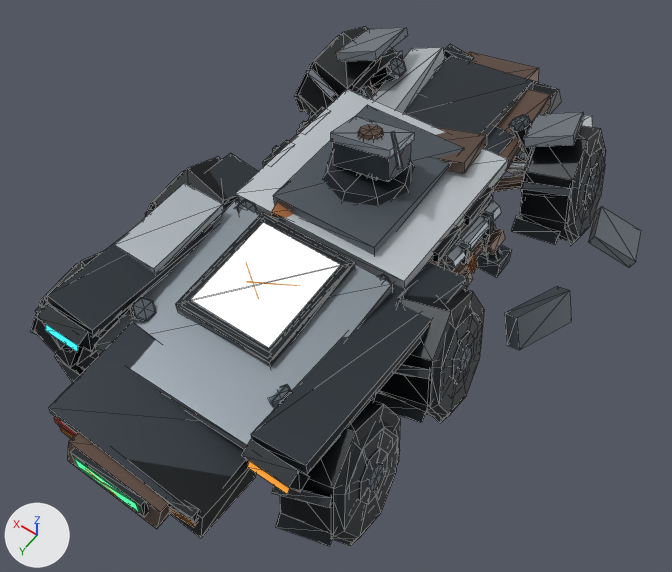
Before and after pictures for a commit that changed the glTF model assets/recon-rover-s/lod1/r47xs_recon_rover_d2_lod1.glb.
The view is the same before and after, from a 50 mm camera at (-2.46, 3.57, 5.57) aimed at (-0.11, 0.28, 0.41). Every picture has the same lights, and +X, +Y and +Z are marked at lower left. The older version comes first. Mesh edges are drawn as thin lines on the coarser meshes. Where no turn or scale is listed for an object, it has been applied to the vertices. Vertices at exactly the same position are counted once.

Before the edit, the objects in view are built like this:
```python
me_mesh_13 = bpy.data.meshes.new('Mesh_13')
me_mesh_13.from_pydata(...)  # 96 vertices, 144 faces; spans x -1.03..1.0, y -2.35..-0.89, z -0.33..0.58
me_mesh_13.materials.append(mat_rover_armor_palette)
me_mesh_14 = bpy.data.meshes.new('Mesh_14')
me_mesh_14.from_pydata(...)  # 72 vertices, 108 faces; spans x -0.582..0.582, y 0.979..2.384, z -0.299..0.334
me_mesh_14.materials.append(mat_rover_armor_palette)
me_mesh_15 = bpy.data.meshes.new('Mesh_15')
me_mesh_15.from_pydata(...)  # 172 vertices, 284 faces; spans x -0.99..-0.3, y -0.86..1.91, z -0.22..0.51
me_mesh_15.materials.append(mat_rover_armor_palette)
me_mesh_16 = bpy.data.meshes.new('Mesh_16')
me_mesh_16.from_pydata(...)  # 172 vertices, 284 faces; spans x 0.3..0.99, y -0.86..1.91, z -0.22..0.51
me_mesh_16.materials.append(mat_rover_armor_palette)
me_mesh_20 = bpy.data.meshes.new('Mesh_20')
me_mesh_20.from_pydata(...)  # a box spanning x 0.63..0.97, y 0.54..1.22, z 0.385..0.455
me_mesh_20.materials.append(mat_rover_armor_palette)
ob_debris_fender_pos_x = bpy.data.objects.new('DEBRIS_FENDER_POS_X', me_mesh_20)
ob_debris_fender_pos_x.parent = ob_debris_detachable_group
ob_debris_fender_pos_x.location = (0.0, 0.0, 0.0)
ob_zone_flank_neg_x = bpy.data.objects.new('ZONE_FLANK_NEG_X', me_mesh_15)
ob_zone_flank_neg_x.location = (0.0, 0.0, 0.56)
ob_zone_flank_pos_x = bpy.data.objects.new('ZONE_FLANK_POS_X', me_mesh_16)
ob_zone_flank_pos_x.location = (0.0, 0.0, 0.56)
ob_zone_front_bumper = bpy.data.objects.new('ZONE_FRONT_BUMPER', me_mesh_13)
ob_zone_front_bumper.location = (0.0, 0.0, 0.56)
ob_zone_rear_panel = bpy.data.objects.new('ZONE_REAR_PANEL', me_mesh_14)
ob_zone_rear_panel.location = (0.0, 0.0, 0.56)
# also in view: 'DEBRIS_FLANK_NEG_X' at (-1.32, -0.58, 0.04); 'DEBRIS_WHEEL_RIM_FL' at (-1.44, -1.62, 0.05); 'WHEEL_RL' at (-0.98, 1.45, 0.54); 'SENSOR_MAST_HEAD' at (-0.05, -0.3, 1.22); 'WHEEL_MR' at (0.98, 0.43, 0.54)
```
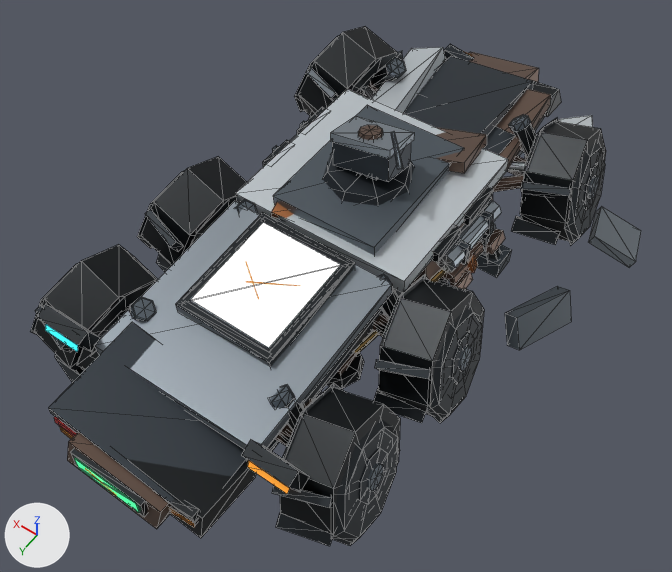
Location of each change, (x1, y1, x2, y2) in pixels of the pictures (672 x 572 px):
'ZONE_FRONT_BUMPER', reshaped (24% narrower, 11% shorter): before (335, 27, 584, 187); after (371, 44, 561, 187)
'DEBRIS_FENDER_POS_X', no longer drawn: before (114, 183, 224, 273)
part 1 of me_mesh_13, deleted: before (524, 112, 584, 147)
part 2 of me_mesh_13, deleted: before (335, 27, 408, 61)
part 3 of me_mesh_15, deleted: before (251, 262, 468, 474)
part 4 of me_mesh_16, deleted: before (47, 153, 259, 337)
'WHEEL_RR', unchanged, uncovered by the edit: before (31, 251, 122, 383); after (31, 245, 158, 383)
'WHEEL_MR', unchanged, uncovered by the edit: before (144, 157, 237, 218); after (137, 157, 247, 272)

Diff of the bpy script that builds the scene:
```diff
--- a/assets/recon-rover-s/lod1/r47xs_recon_rover_d2_lod1.glb.py
+++ b/assets/recon-rover-s/lod1/r47xs_recon_rover_d2_lod1.glb.py
@@ me_mesh_13 @@
 # used by ob_zone_front_bumper; location = (0.0, 0.0, 0.56)
-me_mesh_13.from_pydata(...)  # 96 vertices, 144 faces; spans x -1.03..1.0, y -2.35..-0.89, z -0.33..0.58
+me_mesh_13.from_pydata(...)  # 80 vertices, 120 faces; spans x -0.65..0.69, y -2.35..-0.89, z -0.33..0.34
+# me_mesh_13 part 1: the loose piece of 8 vertices spanning x -1.03..-0.57, y -1.81..-1.15, z 0.19..0.57 is deleted
+# me_mesh_13 part 2: the loose piece of 8 vertices spanning x 0.6..1.0, y -1.8..-1.16, z 0.26..0.58 is deleted
 me_mesh_13.materials.append(mat_rover_armor_palette)
@@ me_mesh_15 @@
 # used by ob_zone_flank_neg_x; location = (0.0, 0.0, 0.56)
-me_mesh_15.from_pydata(...)  # 172 vertices, 284 faces; spans x -0.99..-0.3, y -0.86..1.91, z -0.22..0.51
+me_mesh_15.from_pydata(...)  # 164 vertices, 272 faces; spans x -0.98..-0.3, y -0.86..1.91, z -0.22..0.47
+# me_mesh_15 part 3: the loose piece of 8 vertices spanning x -0.99..-0.61, y 0.05..1.79, z 0.21..0.51 is deleted
 me_mesh_15.materials.append(mat_rover_armor_palette)
@@ me_mesh_16 @@
 # used by ob_zone_flank_pos_x; location = (0.0, 0.0, 0.56)
-me_mesh_16.from_pydata(...)  # 172 vertices, 284 faces; spans x 0.3..0.99, y -0.86..1.91, z -0.22..0.51
+me_mesh_16.from_pydata(...)  # 164 vertices, 272 faces; spans x 0.3..0.98, y -0.86..1.91, z -0.22..0.47
+# me_mesh_16 part 4: the loose piece of 8 vertices spanning x 0.61..0.99, y 0.05..1.79, z 0.21..0.51 is deleted
 me_mesh_16.materials.append(mat_rover_armor_palette)
@@ ob_debris_fender_pos_x @@
-ob_debris_fender_pos_x = bpy.data.objects.new('DEBRIS_FENDER_POS_X', me_mesh_20)
+ob_debris_fender_pos_x = bpy.data.objects.new('DEBRIS_FENDER_POS_X', None)
 ob_debris_fender_pos_x.parent = ob_debris_detachable_group
```
